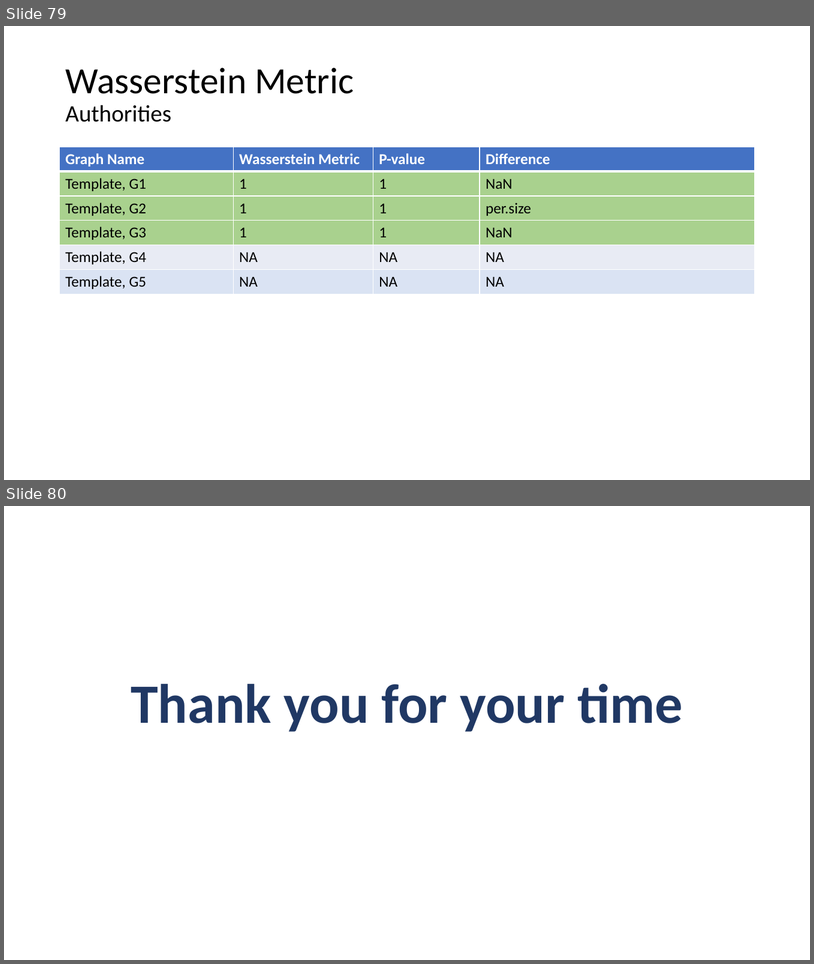
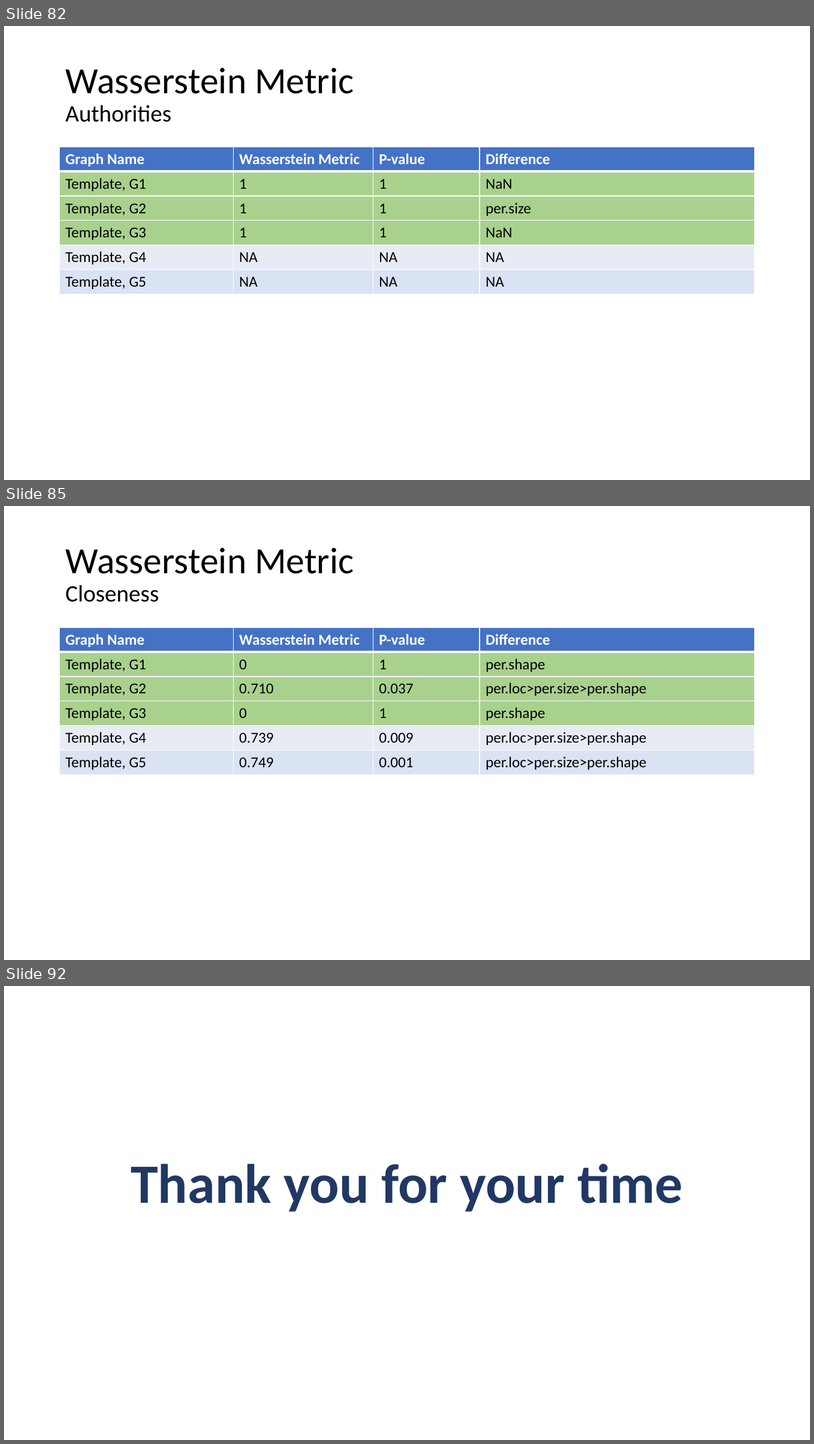
Before and after one commit to AtrayeeNeog/Visualization_2019-20, a slide deck: Documentation/Presentation/Project_Presentation_v2.pptx. Shown one above the other, each under a label of ours: slides 79 and 80 before the commit, slides 82, 85 and 92 after it; the slides between them are not shown. The pictures are 814x964 and 814x1444 pixels, drawn with LibreOffice and Linux fonts; fonts in the diff are those of the drawing. Boxes give left, top, right and bottom in pixels: in the first picture for what was removed or moved away, otherwise in the second. Text is boxed around its words. In the diff, an @@ line names an element or a change of style, - is before the commit and + after.

```diff
--- a/Documentation/Presentation/Project_Presentation_v2.pptx
+++ b/Documentation/Presentation/Project_Presentation_v2.pptx
@@ slide 85 added at (4, 506, 810, 960), background #FFFFFF @@
@@ title added at (65, 547, 354, 602), 44 pt, text #000000 @@
+Wasserstein Metric
+Closeness
@@ table added at (60, 628, 755, 775), 6 rows, 4 columns @@
+Graph Name | Wasserstein Metric | P-value | Difference
+Template, G1 | 0 | 1 | per.shape
+Template, G2 | 0.710 | 0.037 | per.loc>per.size>per.shape
+Template, G3 | 0 | 1 | per.shape
+Template, G4 | 0.739 | 0.009 | per.loc>per.size>per.shape
+Template, G5 | 0.749 | 0.001 | per.loc>per.size>per.shape
@@ what was slide 79 is now slide 82 @@
@@ what was slide 80 is now slide 92 @@
```
Also in this commit, not shown: 1 slide changed, 11 other slides added, 1 other file.
